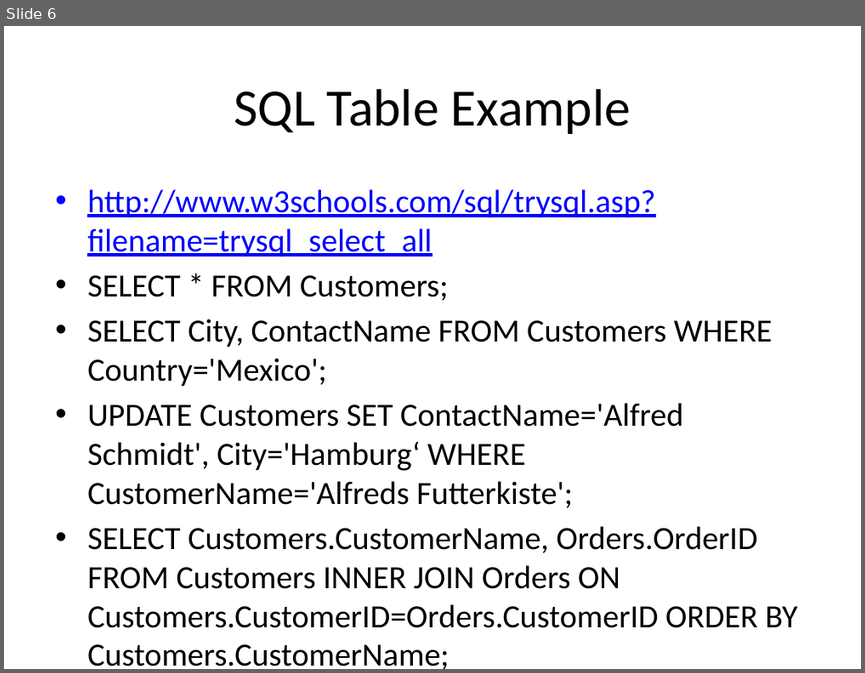
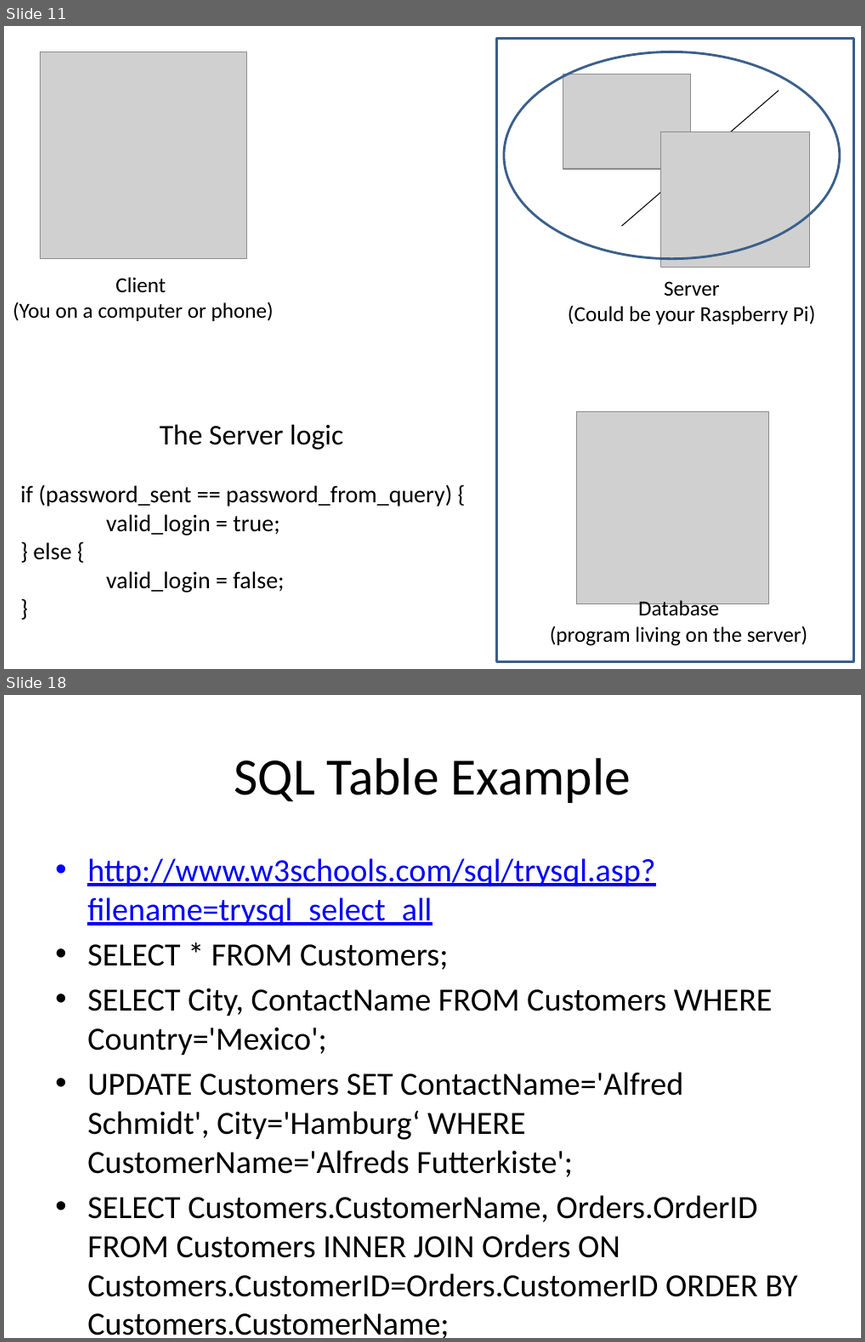
Before and after one commit to sjfricke/IEEE-Mini-Projects-UW-Madison, a slide deck: Tutorial/PowerPoint Versions/MongoDB and Databases.pptx. Shown one above the other, each under a label of ours: slide 6 before the commit, slides 11 and 18 after it; the slides between them are not shown. The pictures are 865x673 and 865x1342 pixels, drawn with LibreOffice and Linux fonts; fonts in the diff are those of the drawing; grey boxes stand for pictures. Boxes give left, top, right and bottom in pixels: in the first picture for what was removed or moved away, otherwise in the second. Text is boxed around its words. In the diff, an @@ line names an element or a change of style, - is before the commit and + after.

```diff
--- a/Tutorial/PowerPoint Versions/MongoDB and Databases.pptx
+++ b/Tutorial/PowerPoint Versions/MongoDB and Databases.pptx
@@ slide 11 added at box(4, 26, 861, 669), background #FFFFFF @@
@@ rectangle added at box(497, 39, 854, 662), outline #3A5F8C 2 pt @@
@@ picture added at box(40, 52, 246, 258) @@
@@ ellipse added at box(504, 52, 840, 258), outline #3A5F8C 2 pt @@
@@ picture added at box(562, 74, 690, 168) @@
@@ line added from (622, 226) to (778, 91), #000000 0.75 pt @@
@@ picture added at box(661, 131, 810, 267) @@
@@ text added at box(12, 277, 273, 321), 18 pt, text #000000 @@
+Client
+(You on a computer or phone)
@@ text added at box(568, 281, 815, 324), 18 pt, text #000000 @@
+Server
+(Could be your Raspberry Pi)
@@ text added at box(20, 424, 452, 592), 20 pt, text #000000 @@
+The Server logic
+if (password_sent == password_from_query) {
+valid_login = true;
+} else {
+valid_login = false;
+}
@@ picture added at box(576, 412, 769, 604) @@
@@ text added at box(550, 600, 807, 646), 18 pt, text #000000 @@
+Database
+(program living on the server)
@@ what was slide 6 is now slide 18 @@
```
Also in this commit, not shown: 9 slides changed, 12 other slides added, 1 other file.
